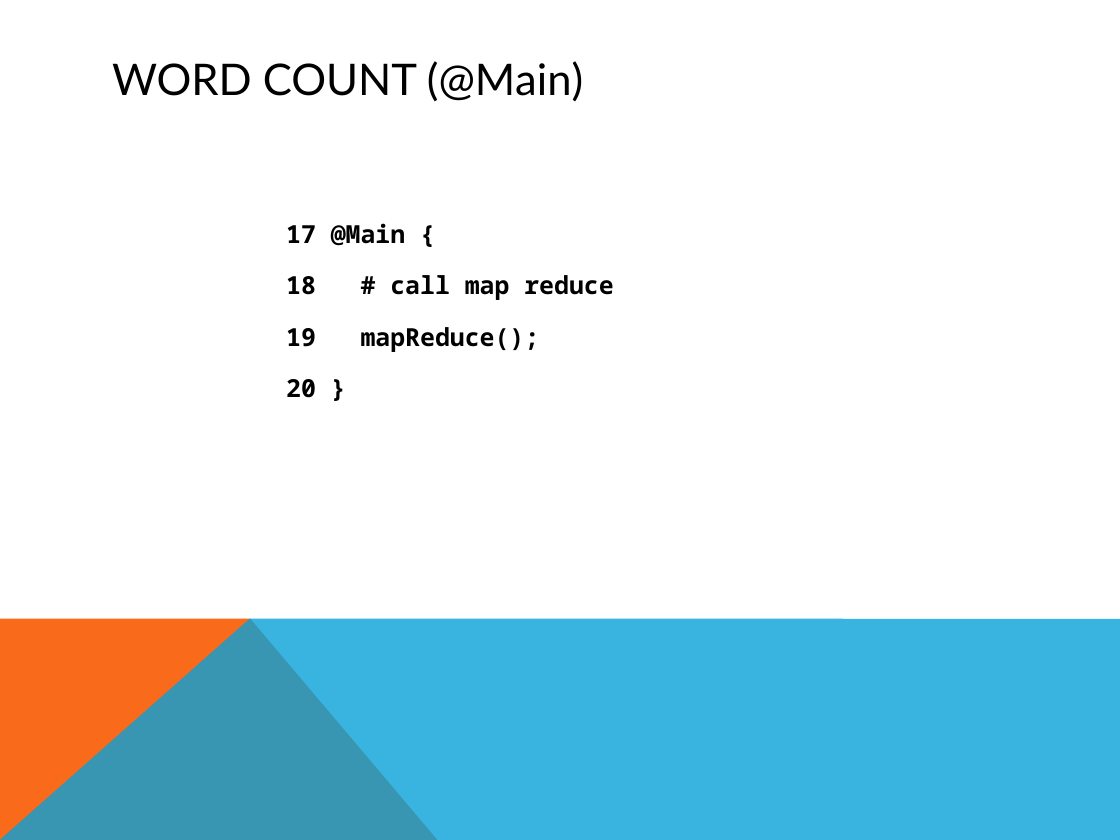
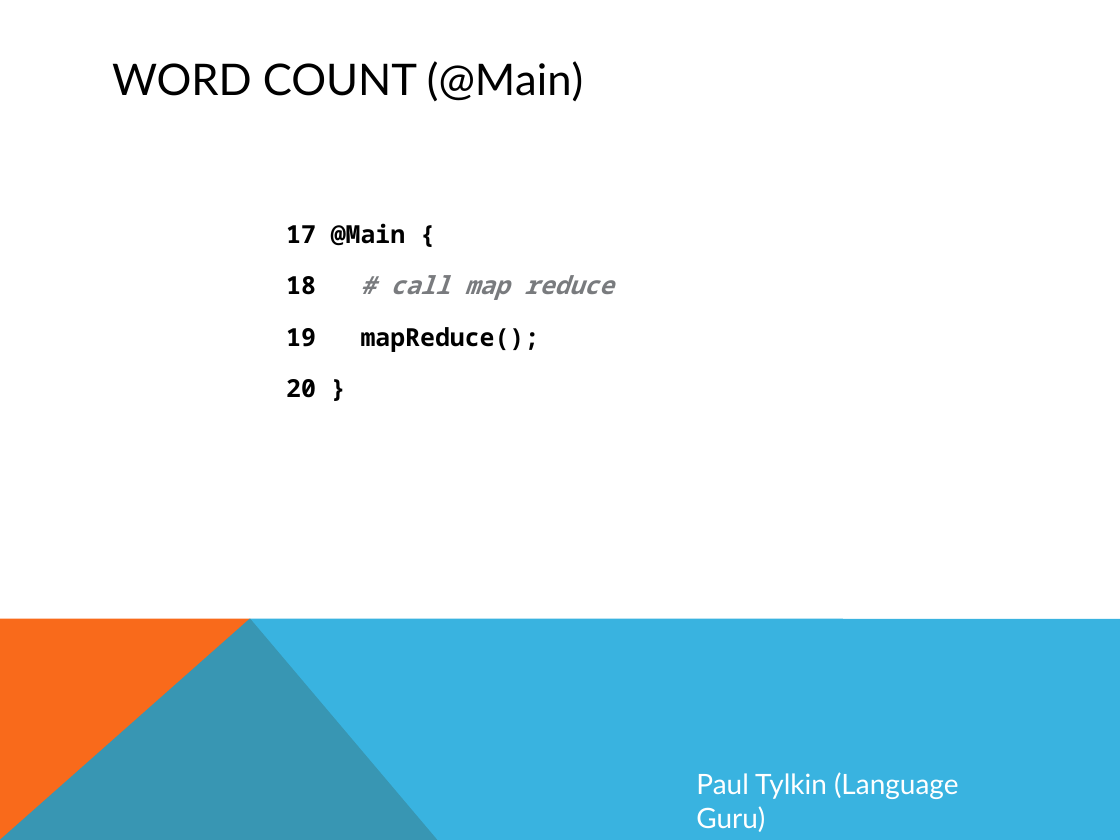
Before and after one commit to smessing/Hog, a slide deck: slide 11 of demo/demo.pptx. Drawn at 1120x840 pixels with LibreOffice and Linux fonts; fonts in the diff are those of the drawing. Boxes give left, top, right and bottom in pixels: in the first picture for what was removed or moved away, otherwise in the second. Text is boxed around its words. In the diff, an @@ line names an element or a change of style, - is before the commit and + after.

```diff
--- a/demo/demo.pptx
+++ b/demo/demo.pptx
@@ text at [286, 275, 613, 300]: text colour #000000 to #797B7E, italic on in "# call map reduce" @@
@@ text added at [696, 772, 959, 832], 18 pt, text #FFFFFF @@
+Paul Tylkin (Language Guru)
```
Also in this commit, not shown: 15 other slides changed.
